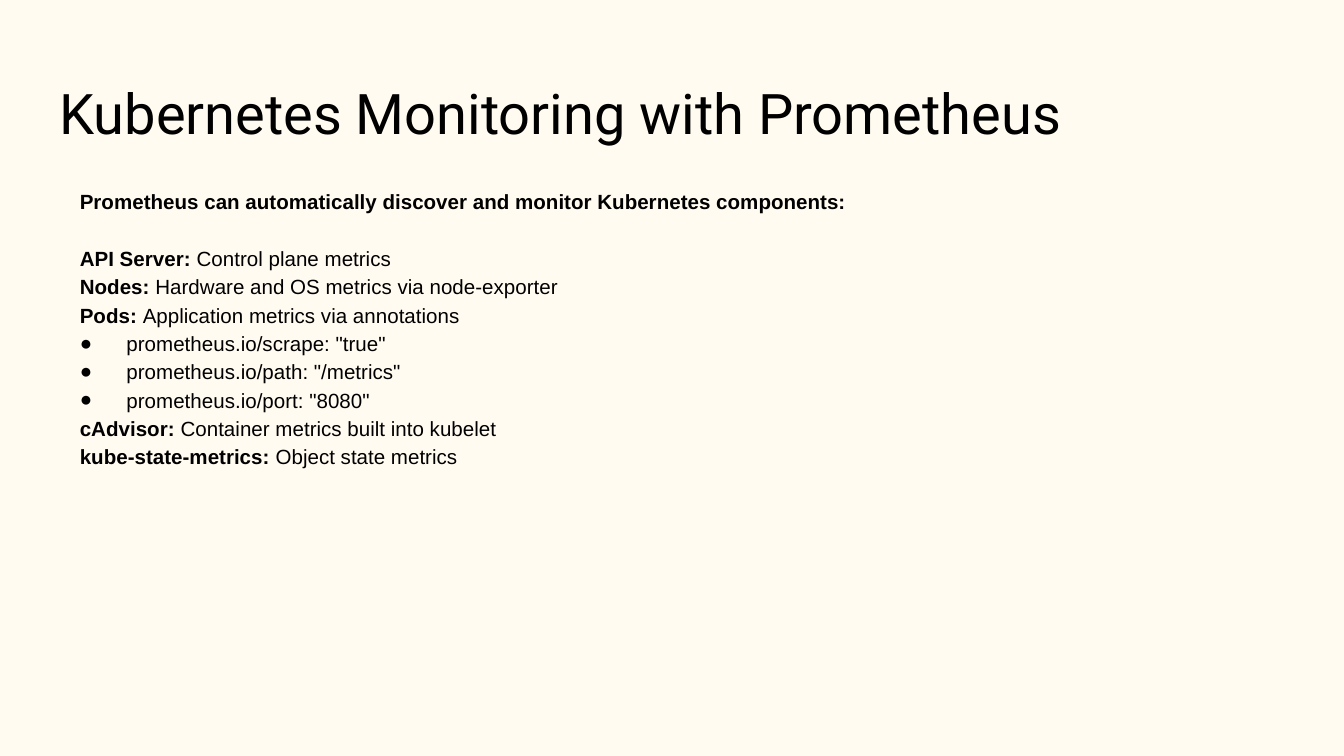
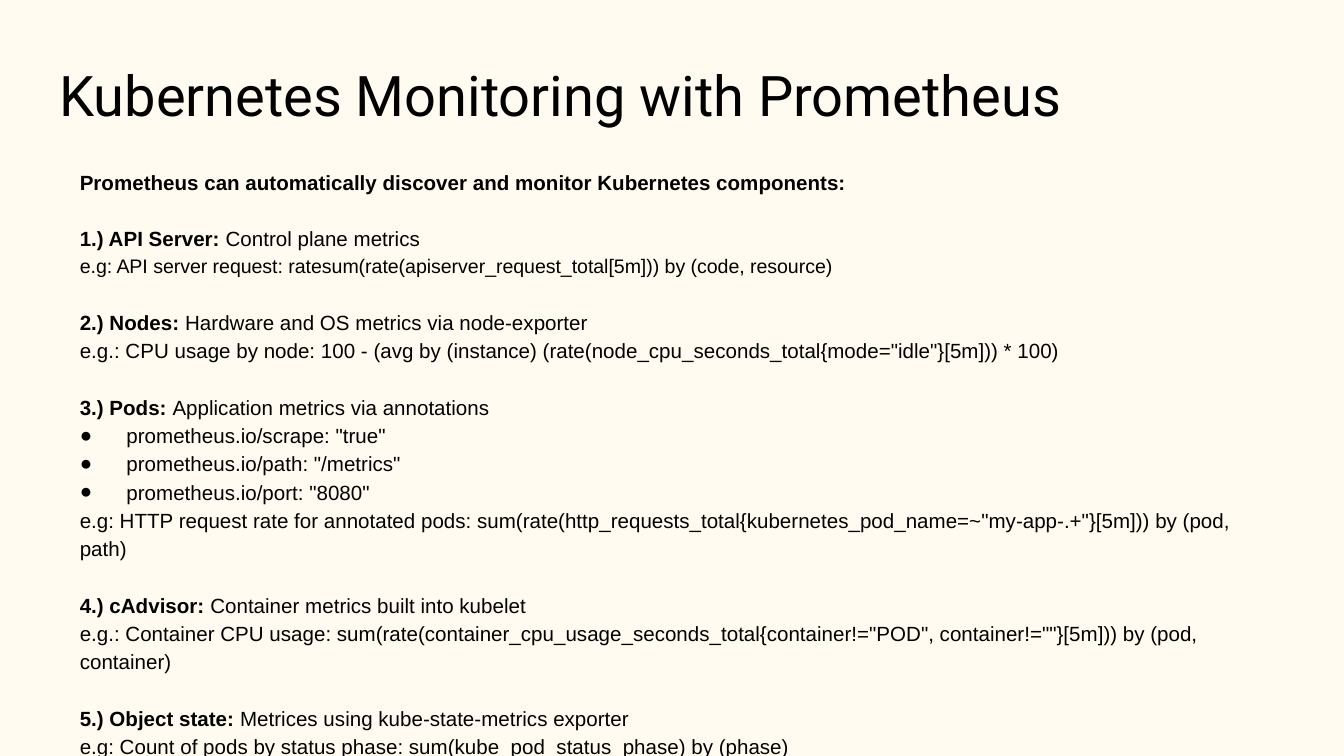
Before and after one commit to aryanm12/observability-demo, a slide deck: slide 28 of Observability.pptx (slide 30 before the commit). Drawn at 1344x756 pixels with LibreOffice and Linux fonts; fonts in the diff are those of the drawing. Boxes give left, top, right and bottom in pixels: in the first picture for what was removed or moved away, otherwise in the second. Text is boxed around its words. In the diff, an @@ line names an element or a change of style, - is before the commit and + after.

```diff
--- a/Observability.pptx
+++ b/Observability.pptx
@@ title "Kubernetes Monitoring with Prometheus": place and size @@
-title "Kubernetes Monitoring with Prometheus" at [59,92,1061,146]
+title "Kubernetes Monitoring with Prometheus" at [59,74,1061,128]
@@ text "Prometheus can automatically discover and ...": place and size @@
-text "Prometheus can automatically discover and ..." at [80,194,845,469]
+text "Prometheus can automatically discover and ..." at [80,175,1230,756]
@@ text at [80,231,1058,420]: text changed @@
-API Server: Control plane metrics
-Nodes: Hardware and OS metrics via node-exporter
-Pods: Application metrics via annotations
+1.) API Server: Control plane metrics
+e.g: API server request: ratesum(rate(apiserver_request_total[5m])) by (code, resource)
+2.) Nodes: Hardware and OS metrics via node-exporter
+e.g.: CPU usage by node: 100 - (avg by (instance) (rate(node_cpu_seconds_total{mode="idle"}[5m])) * 100)
+3.) Pods: Application metrics via annotations
@@ text at [80,513,1230,756]: text changed @@
-cAdvisor: Container metrics built into kubelet
-kube-state-metrics: Object state metrics
+e.g: HTTP request rate for annotated pods: sum(rate(http_requests_total{kubernetes_pod_name=~"my-app-.+"}[5m])) by (pod, path)
+4.) cAdvisor: Container metrics built into kubelet
+e.g.: Container CPU usage: sum(rate(container_cpu_usage_seconds_total{container!="POD", container!=""}[5m])) by (pod, container)
+5.) Object state: Metrices using kube-state-metrics exporter
+e.g: Count of pods by status phase: sum(kube_pod_status_phase) by (phase)
```
Also in this commit, not shown: 9 other slides changed, 2 slides removed, 2 other files.
